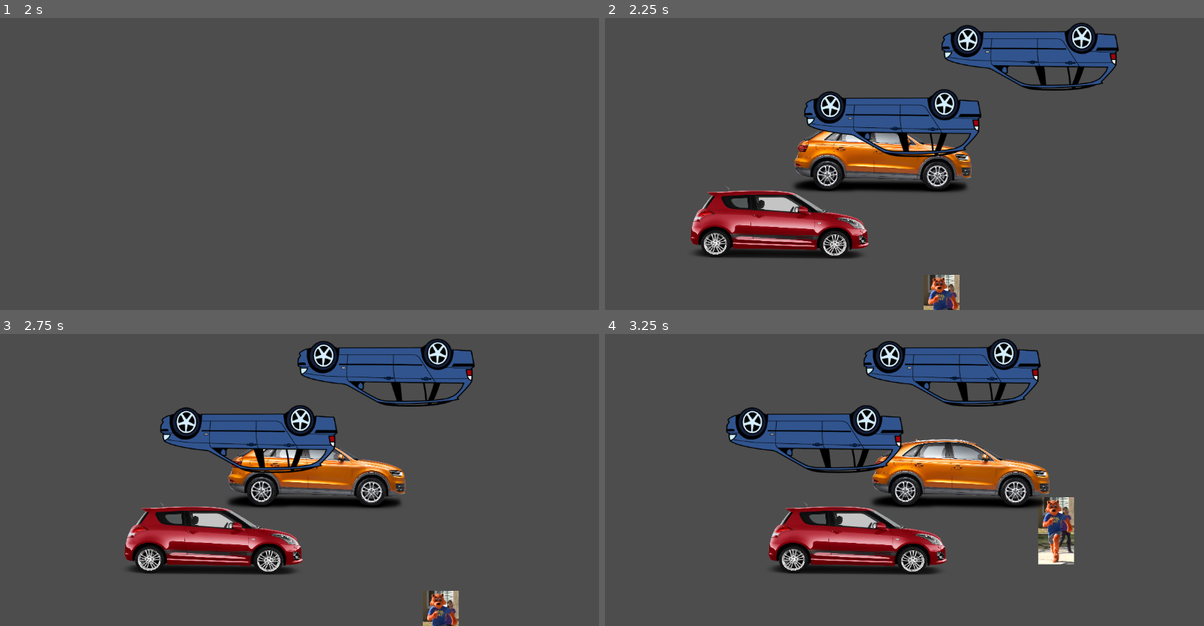
Above: before the commit, frames 1-4 (two rows, left to right).
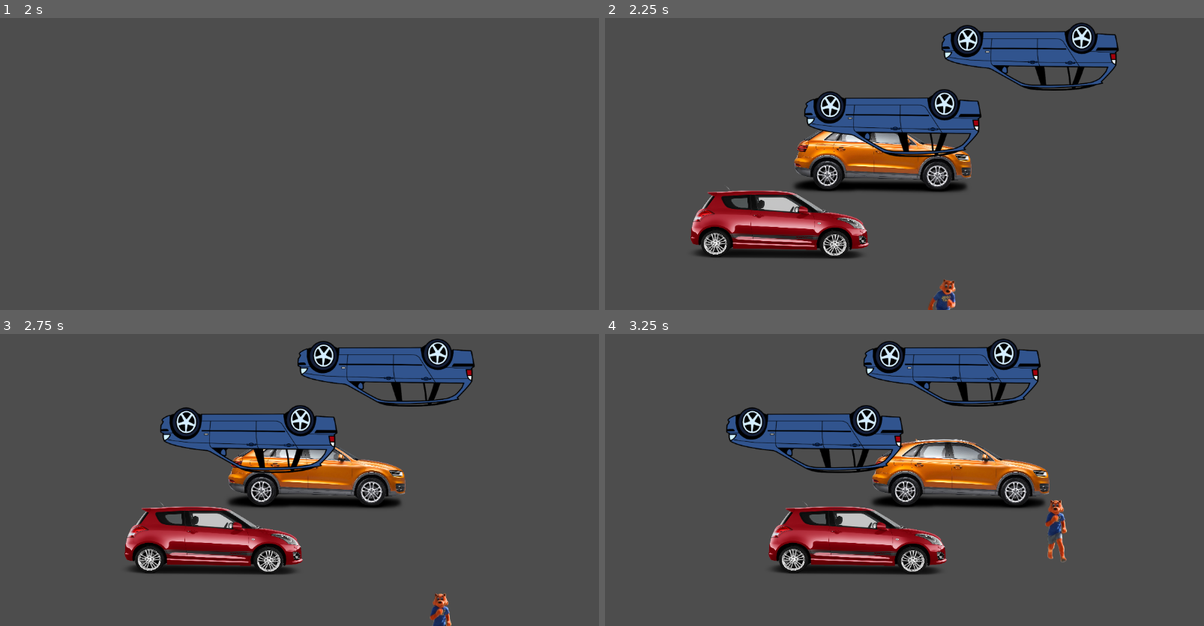
Above: after the commit, the same moments.

Repository: CarlJMcGee/jack-and-nic-very-cool-game-studio
Game: Godot game, scene res://main.tscn
The game is run twice, just before and just after one commit, with the same random seed, the same clock (stepped at 60 frames per second) and the same inputs.
Inputs:
- Up to frame 1 (2 s): tap Enter at 0.5 s; hold D (move_right) 0.53-1.28 s; tap Space at 1.25 s; hold S (move_down) from 1.28 s (still down)
- Up to frame 2 (2.25 s): tap Enter at 2 s; release S (move_down) at 2.03 s; hold D (move_right) from 2.03 s (still down)
- Up to frame 3 (2.75 s): keep holding D (move_right)
- Up to frame 4 (3.25 s): release D (move_right) at 2.78 s; hold W (move_up) from 2.78 s (still down)

Frame 1 is identical in both runs. In frame 2, 0.6% of the frame differs, in the area x 53-60%, y 87-100%; in frame 3, 0.6%; in frame 4, 1.2%, in the area x 72-79%, y 55-79%.

Commit message:
added running animation to player sprite

Diff:
--- a/cool cat street crossing/player.gd
+++ b/cool cat street crossing/player.gd
@@ -24,6 +24,11 @@
 		vel.x -= 1
 
 	if vel.length() > 0:
+		if vel.x > 0:
+			$AnimatedSprite2D.flip_h= true
+		if vel.x < 0:
+			$AnimatedSprite2D.flip_h = false
+
 		vel = vel.normalized() * speed
 		$AnimatedSprite2D.play()
 	else:
--- a/cool cat street crossing/player.tscn
+++ b/cool cat street crossing/player.tscn
@@ -1,14 +1,22 @@
-[gd_scene load_steps=6 format=3 uid="uid://ckuja8ss81t7q"]
+[gd_scene load_steps=8 format=3 uid="uid://ckuja8ss81t7q"]
 
 [ext_resource type="Script" path="res://player.gd" id="1_efbe2"]
 [ext_resource type="AudioStream" uid="uid://cfa7sqfrxpt36" path="res://audio/Car Crash Sound Effect.wav" id="2_5ko1u"]
-[ext_resource type="Texture2D" uid="uid://bthpixc8xpdp6" path="res://sprites/cool cat/running.png" id="2_jkcoq"]
+[ext_resource type="Texture2D" uid="uid://dyrl5tglt4pbc" path="res://sprites/cool cat/cool cat run 4.png" id="3_lg72i"]
+[ext_resource type="Texture2D" uid="uid://dyassoc38qgjb" path="res://sprites/cool cat/cool cat run 3.png" id="4_ixb27"]
+[ext_resource type="Texture2D" uid="uid://pj5b6xyunxsc" path="res://sprites/cool cat/cool cat run 1.png" id="5_1amq8"]
 
 [sub_resource type="SpriteFrames" id="SpriteFrames_2rkf5"]
 animations = [{
 "frames": [{
 "duration": 1.0,
-"texture": ExtResource("2_jkcoq")
+"texture": ExtResource("3_lg72i")
+}, {
+"duration": 1.0,
+"texture": ExtResource("4_ixb27")
+}, {
+"duration": 1.0,
+"texture": ExtResource("5_1amq8")
 }],
 "loop": true,
 "name": &"default",
@@ -28,6 +36,7 @@
 position = Vector2(-0.999969, -2)
 scale = Vector2(0.334951, 0.334951)
 sprite_frames = SubResource("SpriteFrames_2rkf5")
+frame_progress = 0.971409
 
 [node name="CollisionShape2D" type="CollisionShape2D" parent="."]
 position = Vector2(-1, -1.5)
Binary file added: cool cat street crossing/sprites/cool cat/cool cat run 1.png
Not shown, added: cool cat street crossing/sprites/cool cat/cool cat run 1.png.import
Binary file added: cool cat street crossing/sprites/cool cat/cool cat run 3.png
Not shown, added: cool cat street crossing/sprites/cool cat/cool cat run 3.png.import
Binary file added: cool cat street crossing/sprites/cool cat/cool cat run 4.png
Not shown, added: cool cat street crossing/sprites/cool cat/cool cat run 4.png.import
